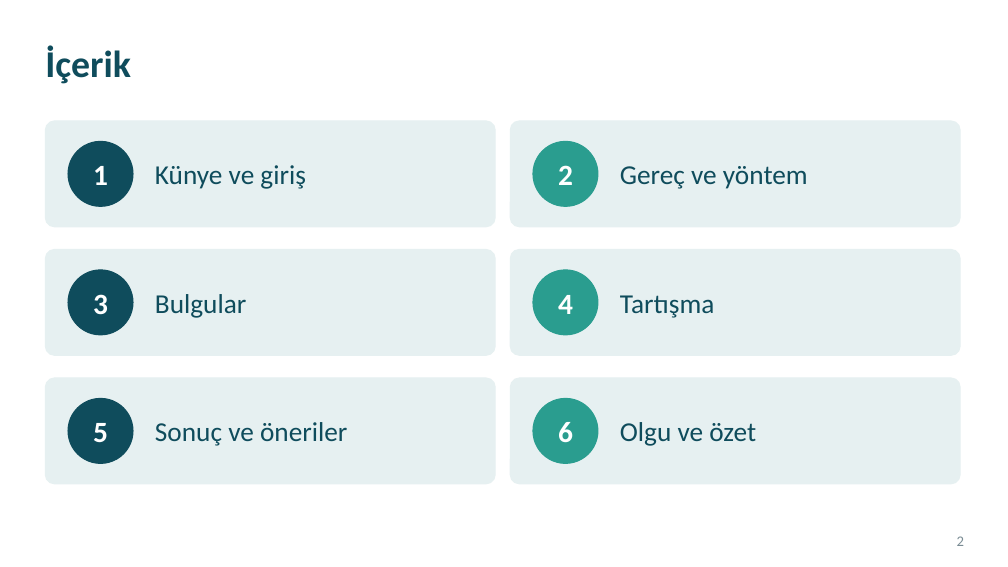
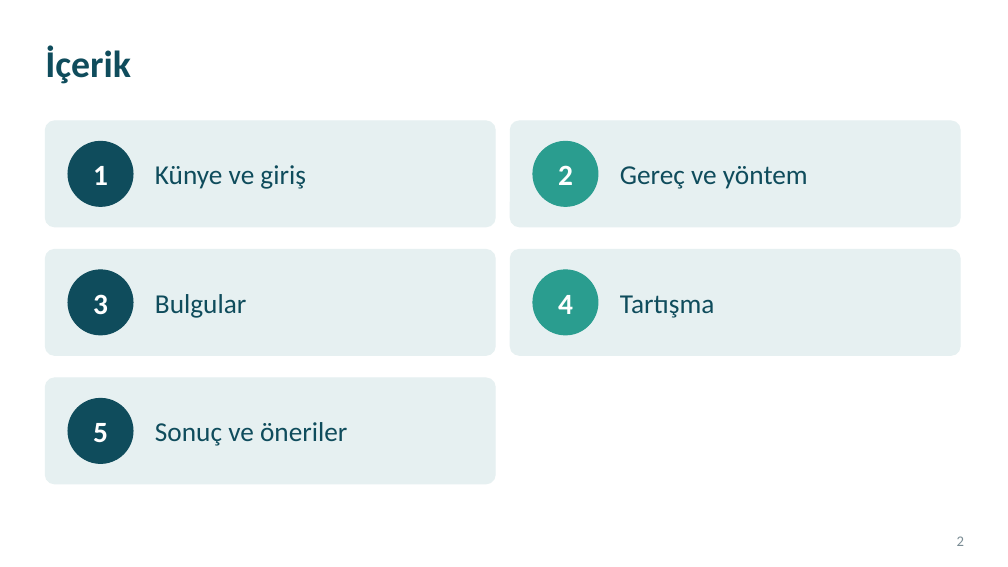
Before and after one commit to kiranahmet/Claude, a slide deck: slide 2 of Sunumlar/Makale_Sunumu_Sigara_Birakma.pptx. Drawn at 1008x567 pixels with LibreOffice and Linux fonts; fonts in the diff are those of the drawing. Boxes give left, top, right and bottom in pixels: in the first picture for what was removed or moved away, otherwise in the second. Text is boxed around its words. In the diff, an @@ line names an element or a change of style, - is before the commit and + after.

```diff
--- a/Sunumlar/Makale_Sunumu_Sigara_Birakma.pptx
+++ b/Sunumlar/Makale_Sunumu_Sigara_Birakma.pptx
@@ rounded rectangle removed at bbox=[510, 378, 960, 484] @@
@@ ellipse removed at bbox=[533, 399, 598, 464] @@
@@ text removed at bbox=[558, 422, 573, 443] @@
-6
@@ text removed at bbox=[620, 422, 756, 446] @@
-Olgu ve özet
```
Also in this commit, not shown: 3 other slides changed, 1 slide removed, 1 other file.
